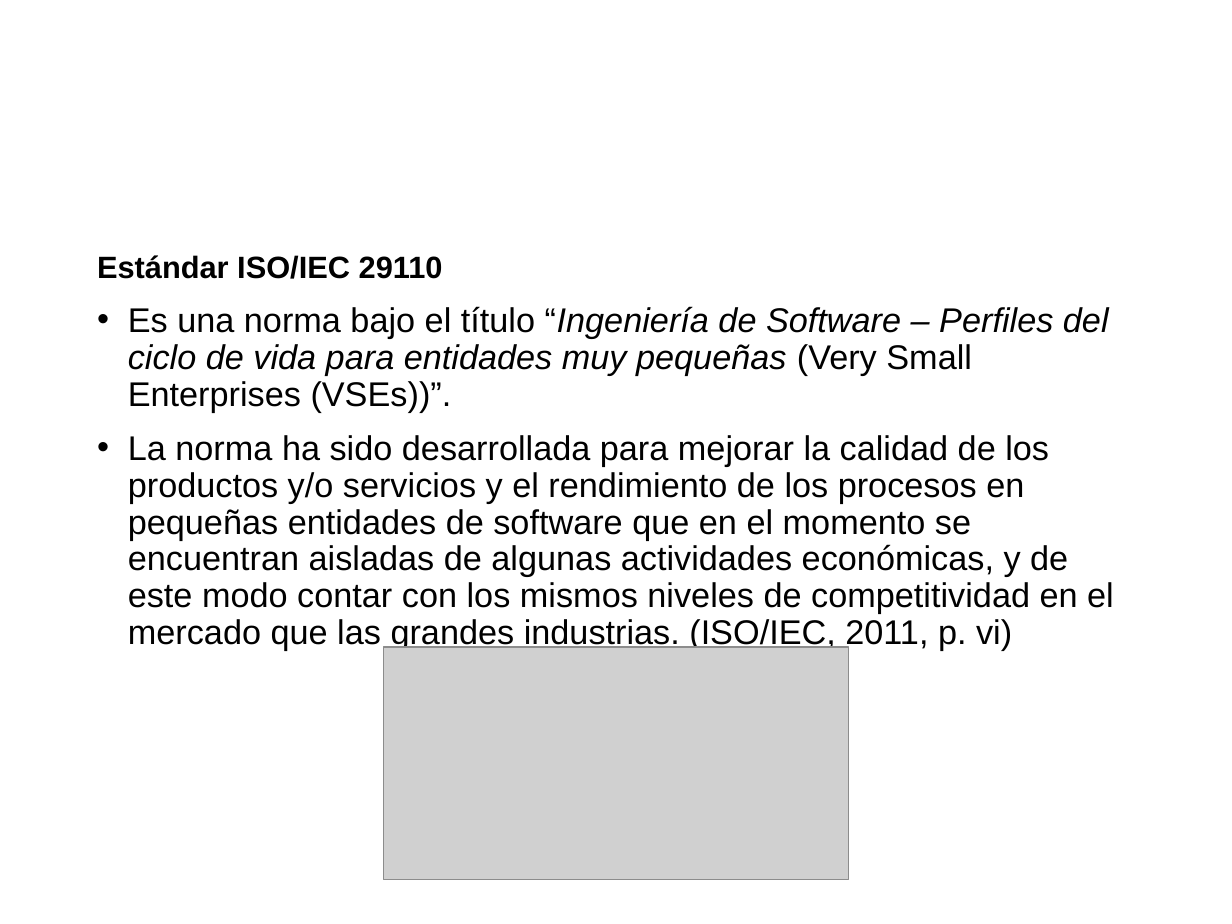
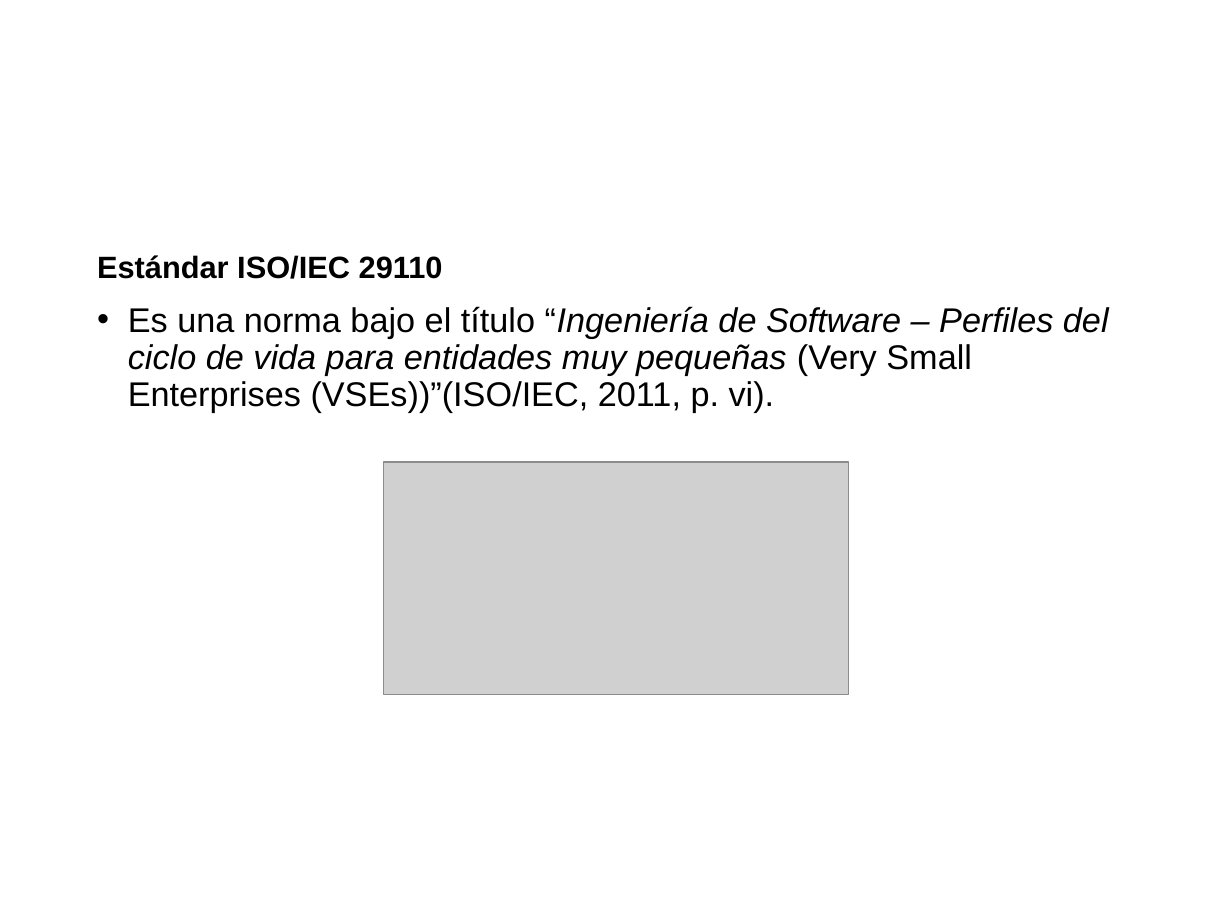
Before and after one commit to cristianpazu/Proyecto-Sanambiente, a slide deck: slide 11 of Documento(s) de proyecto de grado/Presentación del proyecto de grado.pptx. Drawn at 1232x924 pixels with LibreOffice and Linux fonts; fonts in the diff are those of the drawing; grey boxes stand for pictures; background and template pictures are left out. Boxes give left, top, right and bottom in pixels: in the first picture for what was removed or moved away, otherwise in the second. Text is boxed around its words. In the diff, an @@ line names an element or a change of style, - is before the commit and + after.

Commit message:
Diapositivas para la sustentación

```diff
--- a/Documento(s) de proyecto de grado/Presentación del proyecto de grado.pptx
+++ b/Documento(s) de proyecto de grado/Presentación del proyecto de grado.pptx
@@ text at box(128, 306, 1109, 412): text changed @@
-• Es una norma bajo el título “Ingeniería de Software – Perfiles del ciclo de vida para entidades muy pequeñas (Very Small Enterprises (VSEs))”.
-• La norma ha sido desarrollada para mejorar la calidad de los productos y/o servicios y el rendimiento de los procesos en pequeñas entidades de software que en el momento se encuentran aisladas de algunas actividades económicas, y de este modo contar con los mismos niveles de competitividad en el mercado que las grandes industrias. (ISO/IEC, 2011, p. vi)
+• Es una norma bajo el título “Ingeniería de Software – Perfiles del ciclo de vida para entidades muy pequeñas (Very Small Enterprises (VSEs))”(ISO/IEC, 2011, p. vi).
@@ picture: place and size @@
-picture at box(383, 647, 848, 880)
+picture at box(383, 462, 848, 695)
```
